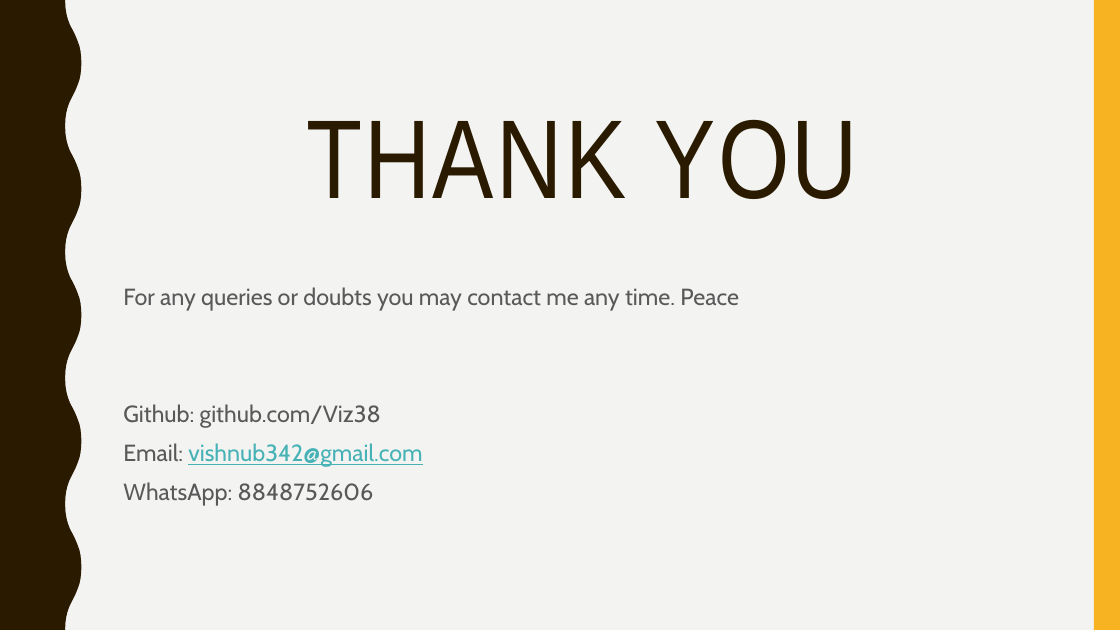
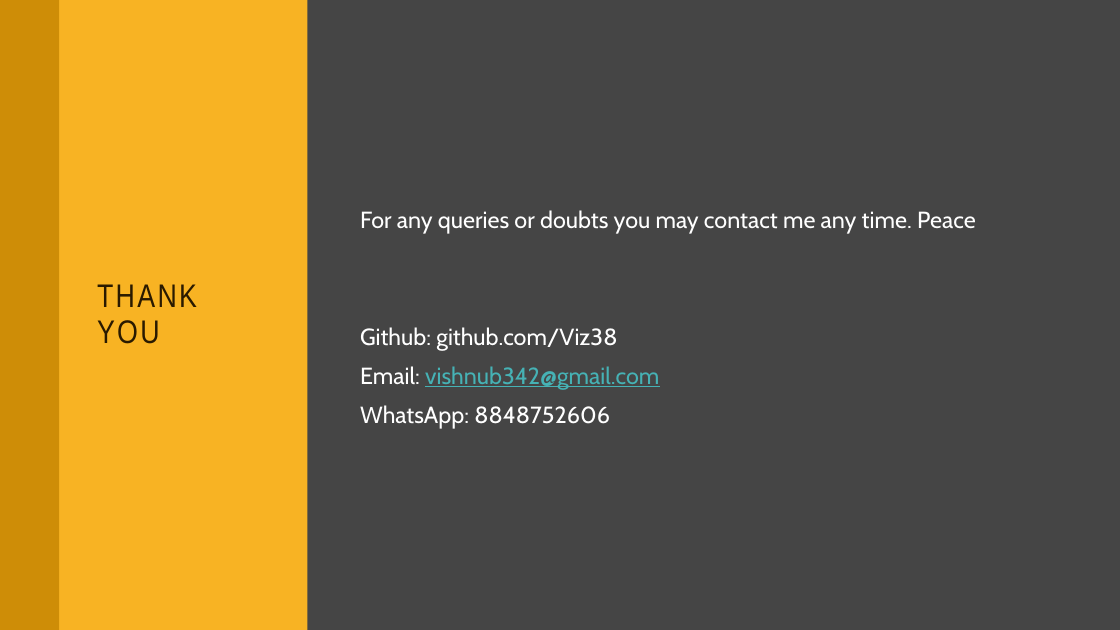
Before and after one commit to glugpace/Intro-to-tech, a slide deck: slide 15 of Web/Web.pptx. Drawn at 1120x630 pixels with LibreOffice and Linux fonts; fonts in the diff are those of the drawing. Boxes give left, top, right and bottom in pixels: in the first picture for what was removed or moved away, otherwise in the second. Text is boxed around its words. In the diff, an @@ line names an element or a change of style, - is before the commit and + after.

```diff
--- a/Web/Web.pptx
+++ b/Web/Web.pptx
@@ background #F3F3F2 to #454545 @@
@@ freeform shape at [0,0,82,630]: fill #2A1A00 to #F3F3F2 @@
@@ rectangle added at [0,0,1120,630], fill #454545 @@
@@ rectangle added at [0,0,308,630], fill #F8B323 @@
@@ rectangle added at [0,0,59,630], fill #CE8D07 @@
@@ title "THANK YOU": place and size @@
-title "THANK YOU" at [306,119,858,199]
+title "THANK YOU" at [97,284,197,344]
@@ title "THANK YOU" at [97,284,197,344]: size 96 to 28 pt; alignment centre to left; vertical alignment top to middle @@
@@ text "For any queries or doubts ...": place and size @@
-text "For any queries or doubts ..." at [123,287,739,506]
+text "For any queries or doubts ..." at [360,210,976,429]
@@ text "For any queries or doubts ..." at [360,210,976,429]: text colour #595959 to #FFFFFF in "For any queries or doubts you may ...", "Github: github.com/Viz38", "Email:", "WhatsApp: 8848752606"; vertical alignment top to middle @@
```
Also in this commit, not shown: 10 other slides changed.
